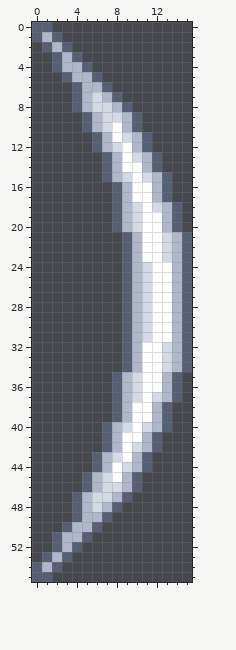
Pixel-art sprite, stored at Content/Projectiles/PokemonAttackProjs/AirSlash.png. Above, as it was before the edit.
The file is 32x112 pixels, drawn in blocks of 2x2; one block is one cell here.
After:
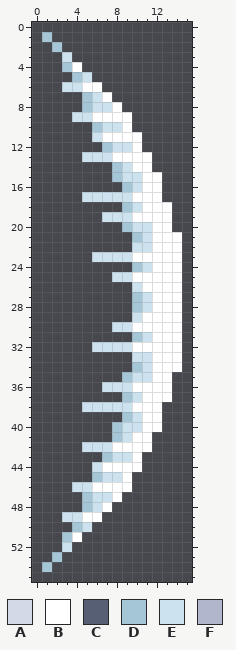
Palette (. is transparent): A #d4d9e7  B #ffffff  C #575f75  D #a5c6d7  E #cce3ef  F #b0b7cc
The exact change:
Changed rows in their new state; - is an unchanged pixel.
first column x 0:
 0 ..--------------
 1 .D.-------------
 2 -.D.------------
 3 --.E.-----------
 4 --.DB.----------
 5 ---.DE.---------
 6 ---EEBB.--------
 7 ----.DEB.-------
 8 ----.DEEB.------
 9 ----EEBBBB.-----
10 -----.DEEB.-----
11 ------EB-BB.----
12 ------.DEEB.----
13 -----EEEB-BB.---
14 -------.DE-B.---
15 -------.DEEBB.--
16 --------.DE-B.--
17 -----EEEEE--B.--
18 --------.DE-BB.-
19 -------EEEB--B.-
20 --------.DEE-B.-
21 ---------.DE-BB.
22 ---------.EE-BB.
23 ------EEEEB--BB.
24 ---------.DE--B.
25 --------EEBB--B.
26 ---------.EB--B.
27 ---------.DE--B.
28 ---------.DE--B.
29 ---------.EB--B.
30 --------EEBB--B.
31 ---------.DE--B.
32 ------EEEEB--BB.
33 ---------.EE-BB.
34 ---------.DE-BB.
35 --------.DEE-B.-
36 -------EEEB--B.-
37 --------.DE-BB.-
38 -----EEEEE--B.--
39 --------.DE-B.--
40 -------.DEEBB.--
41 -------.DE-B.---
42 -----EEEB-BB.---
43 ------.DEEB.----
44 ------EB-BB.----
45 -----.DEEB.-----
46 ----EEBBBB.-----
47 ----.DEEB.------
48 ----.DEB.-------
49 ---EEBB.--------
50 ---.DE.---------
51 --.DB.----------
52 --.E.-----------
53 -.D.------------
54 .D.-------------
55 ..--------------
Boxes around the changes in both pictures, in picture pixels (x1, y1, x2, y2):
changed: (32, 22, 192, 582)
